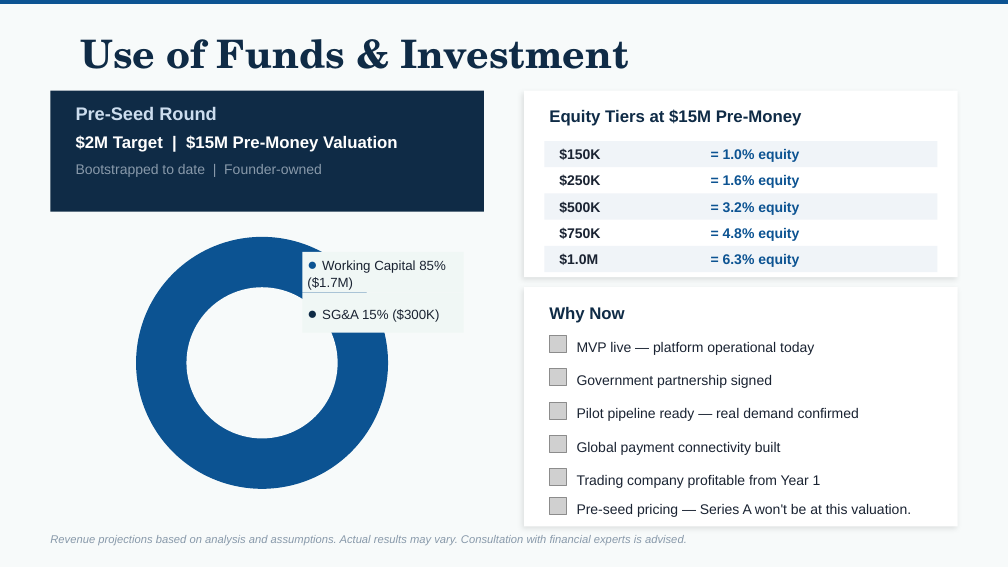
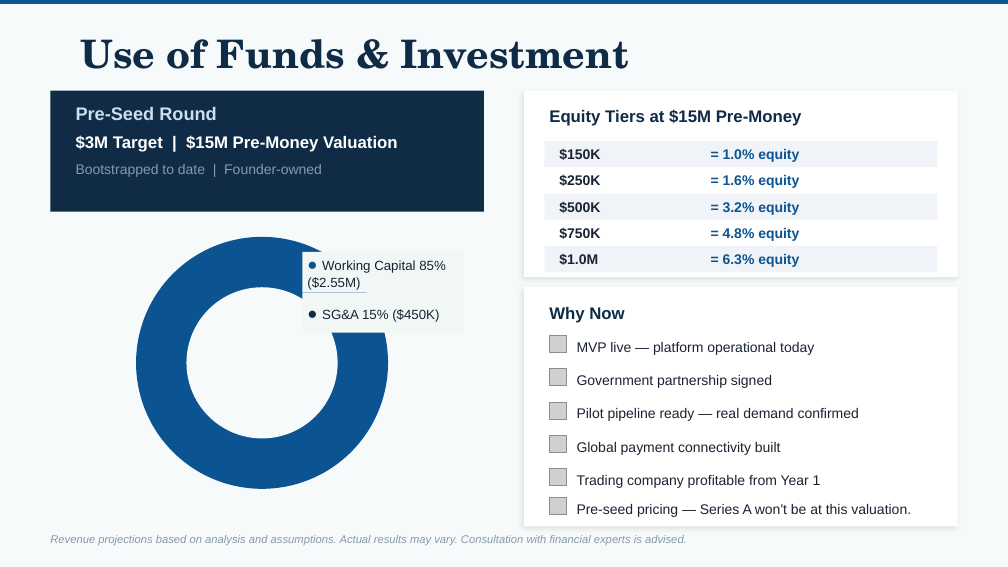
Before and after one commit to Skyocean-International/decks, a slide deck: slide 14 of commercial-pitch-deck.pptx. Drawn at 1008x567 pixels with LibreOffice and Linux fonts; fonts in the diff are those of the drawing; grey boxes stand for pictures. Boxes give left, top, right and bottom in pixels: in the first picture for what was removed or moved away, otherwise in the second. Text is boxed around its words. In the diff, an @@ line names an element or a change of style, - is before the commit and + after.

```diff
--- a/commercial-pitch-deck.pptx
+++ b/commercial-pitch-deck.pptx
@@ text at (76,135,398,152): text changed @@
-$2M Target | $15M Pre-Money Valuation
+$3M Target | $15M Pre-Money Valuation
@@ text at (307,260,446,290): text changed @@
-● Working Capital 85% ($1.7M)
+● Working Capital 85% ($2.55M)
@@ text at (322,309,439,322): text changed @@
-● SG&A 15% ($300K)
+● SG&A 15% ($450K)
```
Also in this commit, not shown: 2 other slides changed, 9 other files.
